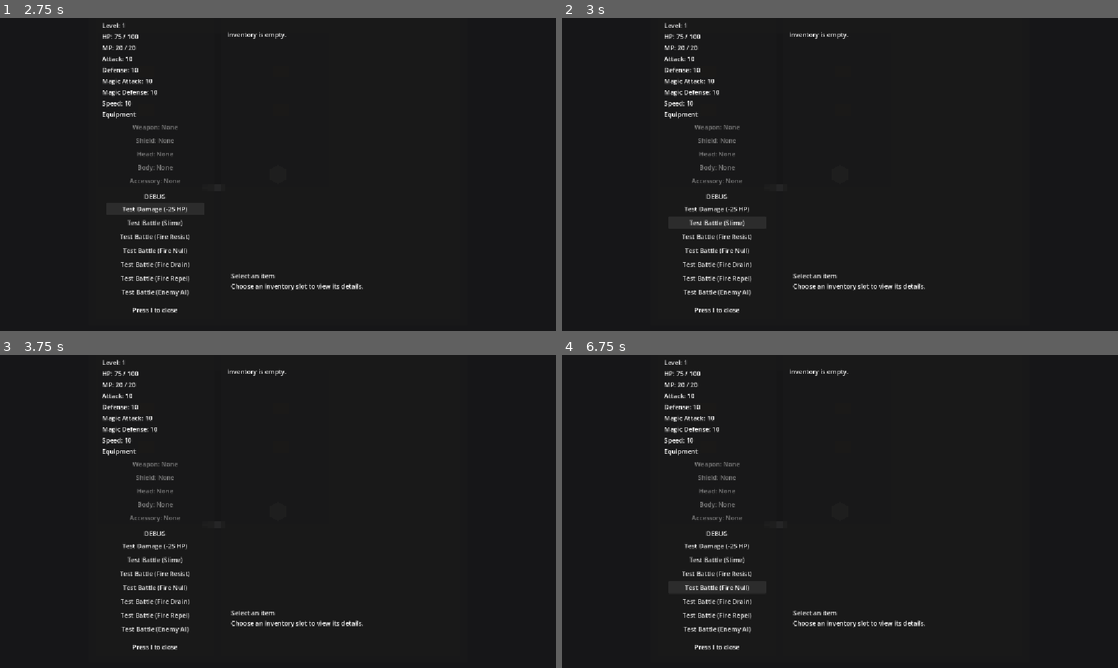
Above: before the commit, frames 1-4 (two rows, left to right).
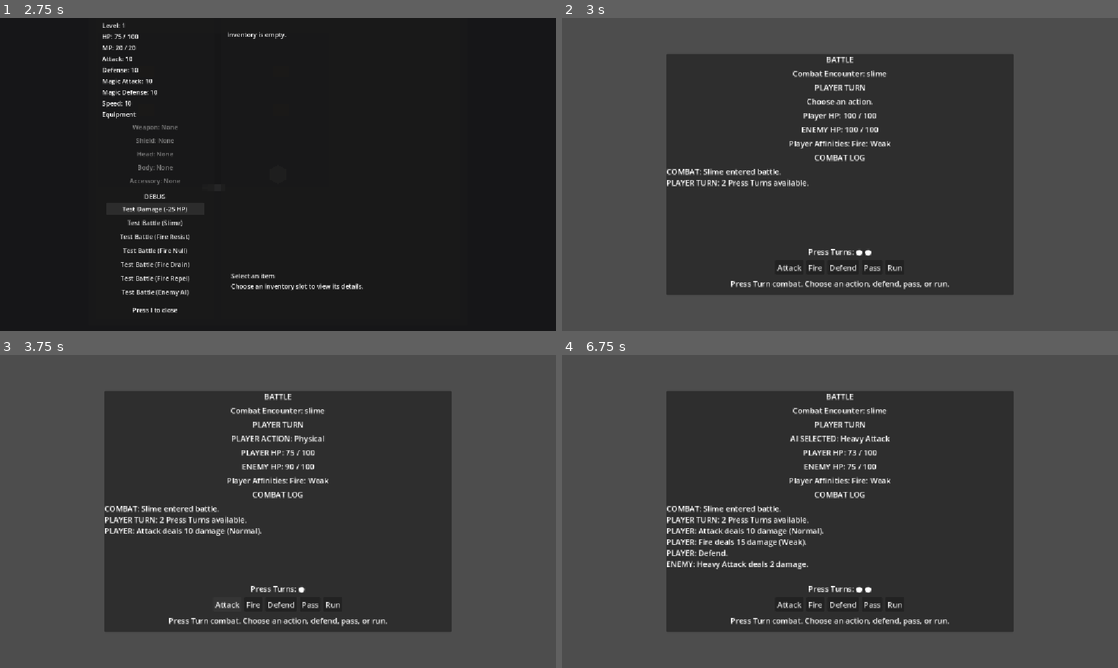
Above: after the commit, the same moments.

Repository: salexume94-pixel/Scripts
Game: Godot game, scene res://scenes/World.tscn
Two runs of this game, one before a commit and one after it. Both use one fixed random seed, a clock stepped at 60 frames per second and the inputs below.
Inputs (mouse positions are in pixels of both pictures, inside the frame that each line leads up to):
- Up to frame 1 (2.75 s): tap Enter at 0.5 s; hold Right (ui_right) 0.53-1.28 s; tap E at 0.6 s; hold Down (ui_down) 1.28-2 s; tap I at 1.35 s; click "Test Damage (-25 HP)" at 2 s
- Up to frame 2 (3 s): click "Test Battle (Slime)" at 2.75 s
- Up to frame 3 (3.75 s): click (227, 605) at 3.5 s, where only the run after the commit has a clickable "Attack"
- Up to frame 4 (6.75 s): click (817, 605) at 4.25 s, where only the run after the commit has a clickable "Fire"; click (717, 574) at 5 s, where only the run before the commit has a clickable "Test Battle (Fire Resist)"; click (845, 605) at 5.75 s, where only the run after the commit has a clickable "Defend"; click (717, 586) at 6.5 s, where only the run before the commit has a clickable "Test Battle (Fire Null)"

Frame 1 is identical in both runs. In frame 2, 56% of the frame differs, in the area x 0-100%, y 0-100%; in frame 3, 57%; in frame 4, 58%.
Error before the commit: Parse Error: Expected statement, found "Indent" instead. (res://systems/combat_manager.gd:221)

Commit message:
Fix combat manager parse error in player action flow

Diff:
--- a/systems/combat_manager.gd
+++ b/systems/combat_manager.gd
@@ -201,7 +201,6 @@
 	consume_player_press_turn(1.0)
 	_resolve_player_action_end("Player defends.")
 	return true
-
 func player_pass() -> bool:
 	# Pass spends one full Press Turn without changing combat stats or HP.
 	if not is_in_combat() or active_combat.phase != COMBAT_STATE_SCRIPT.Phase.PLAYER_TURN:
@@ -217,7 +216,8 @@
 	# Centralize the shared end-of-action flow for Defend and Pass so both actions
 	# obey the same Press Turn exhaustion rule as a normal Player action.
 	var action_label = action_text
-	if active_combat.player_press_turns_remaining <= 0.0:		active_combat.phase = COMBAT_STATE_SCRIPT.Phase.ENEMY_TURN
+	if active_combat.player_press_turns_remaining <= 0.0:
+		active_combat.phase = COMBAT_STATE_SCRIPT.Phase.ENEMY_TURN
 		enemy_turn_started.emit()
 		_resolve_enemy_turn()
 
@@ -227,7 +227,7 @@
 
 func consume_player_press_turn(amount: float) -> void:
 	# Keep the resource between zero and its configured maximum.
-	if not is_in_combat():
+	if not is_in_combat():	if not is_in_combat():
 		return
 	active_combat.player_press_turns_remaining = clampf(
 		active_combat.player_press_turns_remaining - amount,
